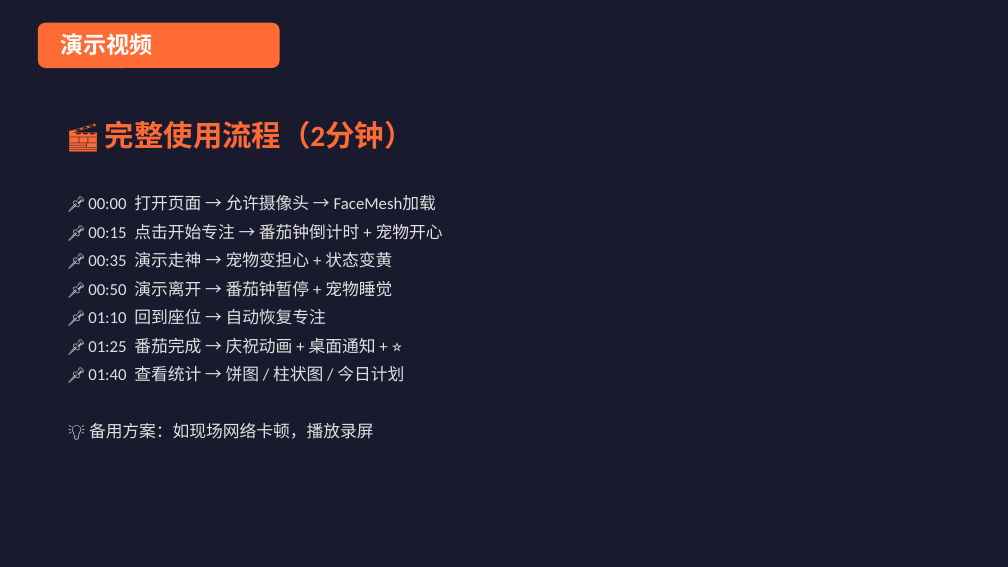
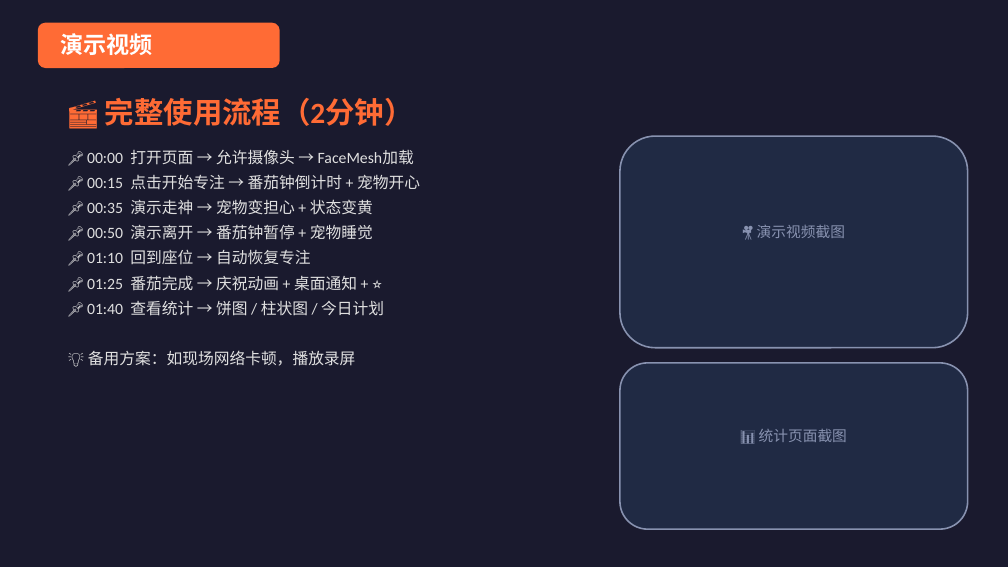
Before and after one commit to Sapnap67/FocusBuddy, a slide deck: slide 8 of docs/FocusBuddy_PPT.pptx. Drawn at 1008x567 pixels with LibreOffice and Linux fonts; fonts in the diff are those of the drawing. Boxes give left, top, right and bottom in pixels: in the first picture for what was removed or moved away, otherwise in the second. Text is boxed around its words. In the diff, an @@ line names an element or a change of style, - is before the commit and + after.

```diff
--- a/docs/FocusBuddy_PPT.pptx
+++ b/docs/FocusBuddy_PPT.pptx
@@ text "🎬 完整使用流程（2分钟）": place and size @@
-text "🎬 完整使用流程（2分钟）" at bbox=[105, 121, 413, 149]
+text "🎬 完整使用流程（2分钟）" at bbox=[105, 98, 413, 126]
@@ text "📌 00:00 打开页面 → 允许摄像头 ...": place and size @@
-text "📌 00:00 打开页面 → 允许摄像头 ..." at bbox=[88, 195, 443, 439]
+text "📌 00:00 打开页面 → 允许摄像头 ..." at bbox=[87, 149, 420, 366]
@@ text "📌 00:00 打开页面 → 允许摄像头 ..." at bbox=[87, 149, 420, 366]: size 16 to 15 pt; less space between paragraphs @@
@@ rounded rectangle added at bbox=[620, 136, 968, 348], fill #202A44, outline #8892B0 1.5 pt @@
@@ text added at bbox=[757, 225, 845, 238], 14 pt, text #8892B0 @@
+🎥 演示视频截图
@@ rounded rectangle added at bbox=[620, 363, 968, 529], fill #202A44, outline #8892B0 1.5 pt @@
@@ text added at bbox=[759, 429, 847, 442], 14 pt, text #8892B0 @@
+📊 统计页面截图
```
Also in this commit, not shown: 7 other slides changed, 1 slide added, 3 other files.
